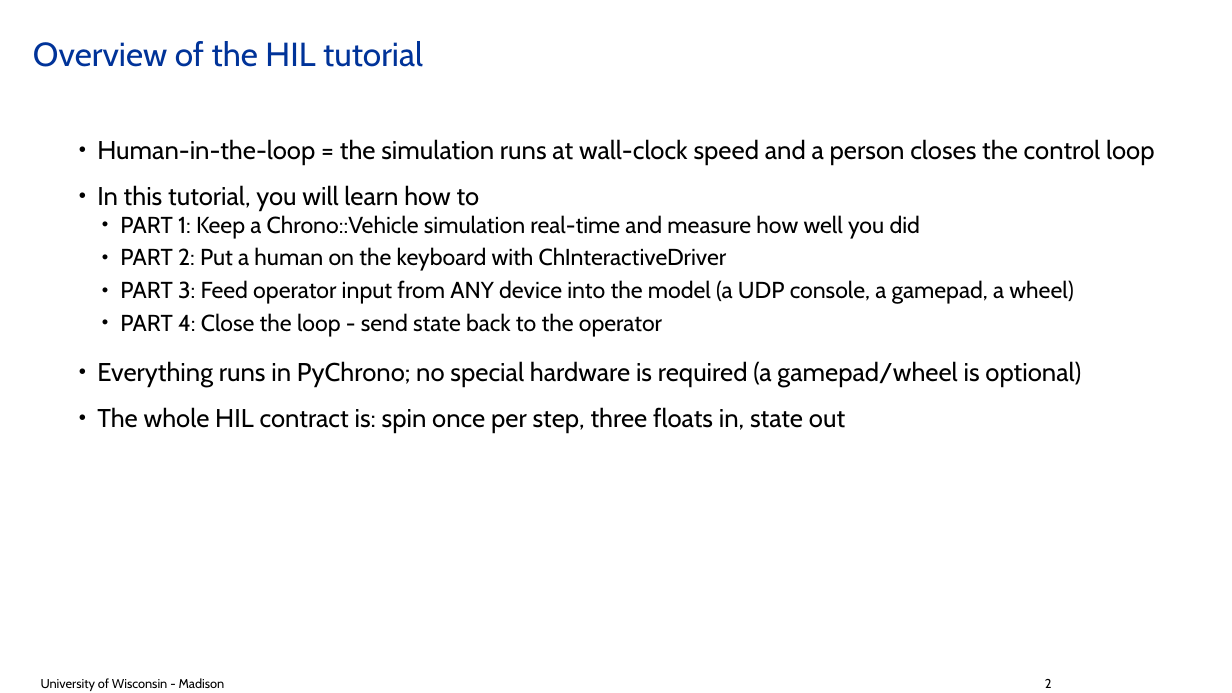
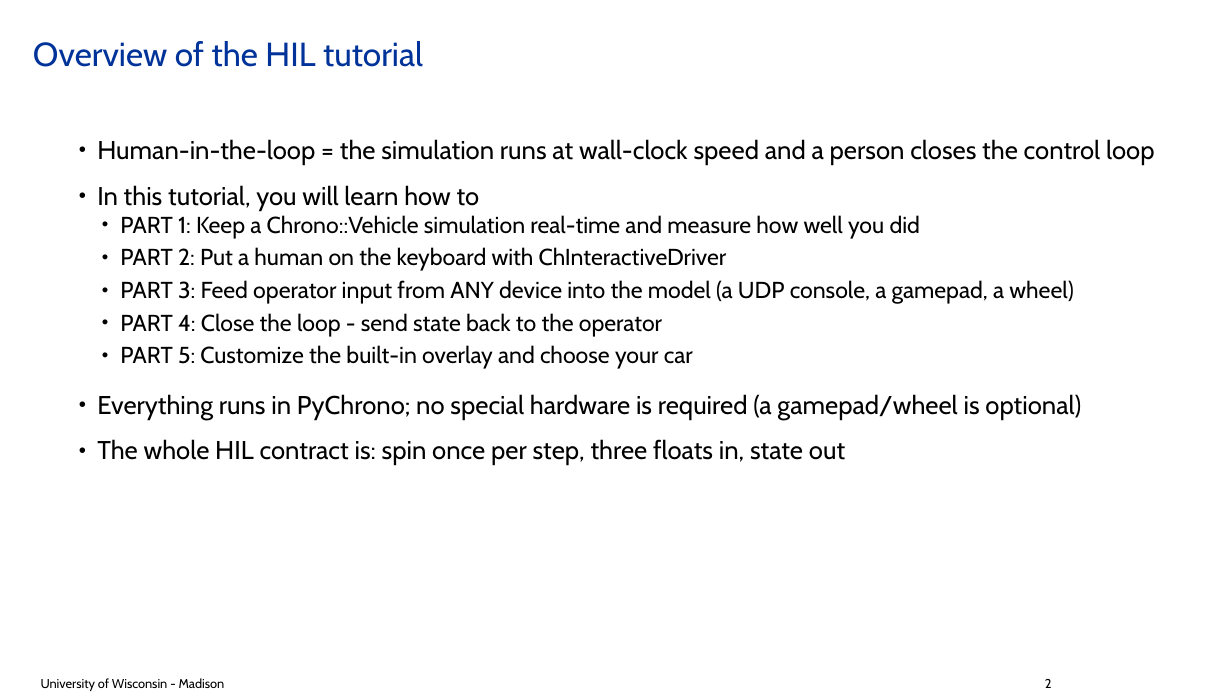
Before and after one commit to ksha23/chrono-hil-tutorial, a slide deck: slide 2 of tutorial_HIL_driver.pptx. Drawn at 1232x693 pixels with LibreOffice and Linux fonts; fonts in the diff are those of the drawing; background and template pictures are left out. Boxes give left, top, right and bottom in pixels: in the first picture for what was removed or moved away, otherwise in the second. Text is boxed around its words. In the diff, an @@ line names an element or a change of style, - is before the commit and + after.

```diff
--- a/tutorial_HIL_driver.pptx
+++ b/tutorial_HIL_driver.pptx
@@ text at bbox=[120, 345, 693, 369]: paragraph added @@
+  • PART 5: Customize the built-in overlay and choose your car
```
Also in this commit, not shown: 3 other slides changed, 6 slides added, 2 other files.
